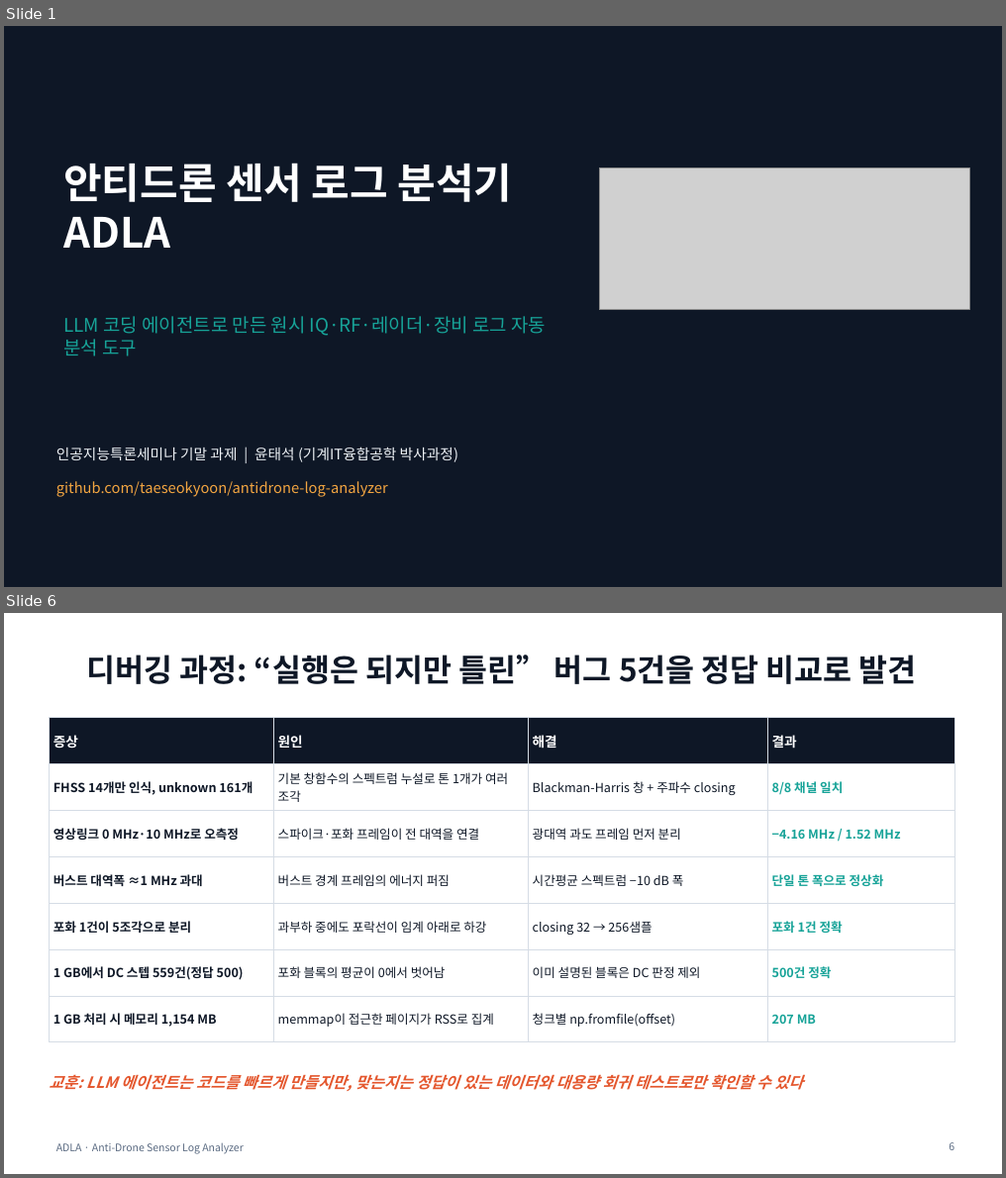
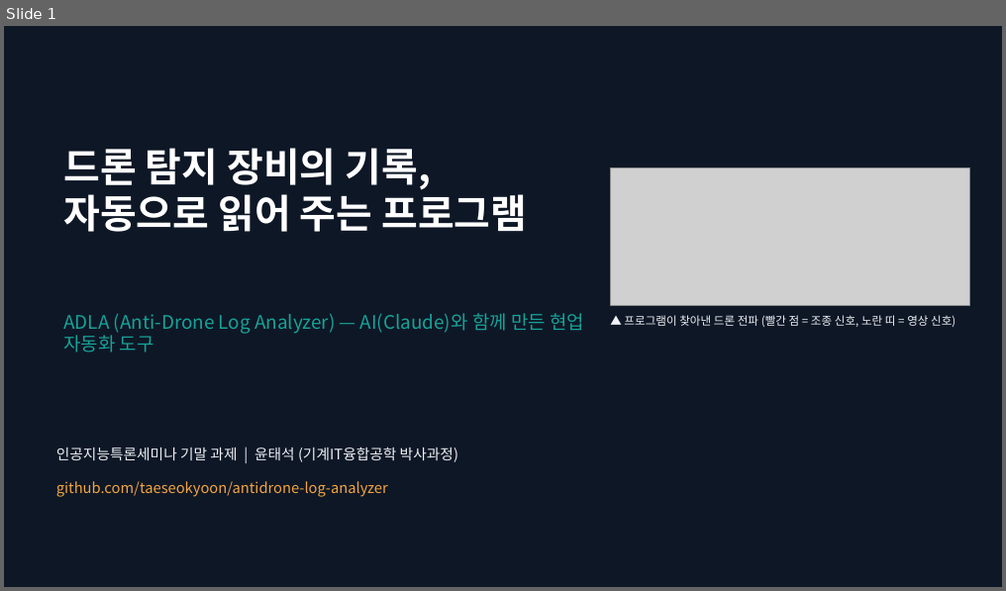
Before and after one commit to taeseokyoon/antidrone-log-analyzer, a slide deck: docs/ADLA_presentation.pptx. Shown one above the other, each under a label of ours: slides 1 and 6 before the commit, slide 1 after it; the slides between them are not shown. The pictures are 1006x1178 and 1006x591 pixels, drawn with LibreOffice and Linux fonts; fonts in the diff are those of the drawing; grey boxes stand for pictures. Boxes give left, top, right and bottom in pixels: in the first picture for what was removed or moved away, otherwise in the second. Text is boxed around its words. In the diff, an @@ line names an element or a change of style, - is before the commit and + after.

```diff
--- a/docs/ADLA_presentation.pptx
+++ b/docs/ADLA_presentation.pptx
@@ slide 6 removed at <box>4,613,1002,1174</box>, background #FFFFFF @@
@@ title removed at <box>87,655,917,684</box> @@
-디버깅 과정: “실행은 되지만 틀린” 버그 5건을 정답 비교로 발견
@@ table removed at <box>49,718,954,1031</box>, 7 rows, 4 columns @@
-증상 | 원인 | 해결 | 결과
-FHSS 14개만 인식, unknown 161개 | 기본 창함수의 스펙트럼 누설로 톤 1개가 여러 조각 | Blackman-Harris 창 + 주파수 closing | 8/8 채널 일치
-영상링크 0 MHz·10 MHz로 오측정 | 스파이크·포화 프레임이 전 대역을 연결 | 광대역 과도 프레임 먼저 분리 | −4.16 MHz / 1.52 MHz
-버스트 대역폭 ≈1 MHz 과대 | 버스트 경계 프레임의 에너지 퍼짐 | 시간평균 스펙트럼 −10 dB 폭 | 단일 톤 폭으로 정상화
-포화 1건이 5조각으로 분리 | 과부하 중에도 포락선이 임계 아래로 하강 | closing 32 → 256샘플 | 포화 1건 정확
-1 GB에서 DC 스텝 559건(정답 500) | 포화 블록의 평균이 0에서 벗어남 | 이미 설명된 블록은 DC 판정 제외 | 500건 정확
-1 GB 처리 시 메모리 1,154 MB | memmap이 접근한 페이지가 RSS로 집계 | 청크별 np.fromfile(offset) | 207 MB
@@ text removed at <box>49,1074,803,1091</box> @@
-교훈: LLM 에이전트는 코드를 빠르게 만들지만, 맞는지는 정답이 있는 데이터와 대용량 회귀 테스트로만 확인할 수 있다
@@ text removed at <box>56,1143,243,1155</box> @@
-ADLA · Anti-Drone Sensor Log Analyzer
@@ page number removed at <box>948,1143,954,1151</box> @@
-6
@@ slide 1 changed as well @@
@@ title at <box>63,148,527,232</box>: text changed; size 40 to 38 pt @@
-안티드론 센서 로그 분석기
-ADLA
+드론 탐지 장비의 기록,
+자동으로 읽어 주는 프로그램
@@ picture: place and size @@
-picture at <box>599,169,969,310</box>
+picture at <box>611,169,969,305</box>
@@ text at <box>63,313,584,353</box>: text changed @@
-LLM 코딩 에이전트로 만든 원시 IQ·RF·레이더·장비 로그 자동 분석 도구
+ADLA (Anti-Drone Log Analyzer) — AI(Claude)와 함께 만든 현업 자동화 도구
@@ text added at <box>624,315,955,327</box>, 11 pt, text #EEF2F6 @@
+▲ 프로그램이 찾아낸 드론 전파 (빨간 점 = 조종 신호, 노란 띠 = 영상 신호)
```
Also in this commit, not shown: 9 slides added, 8 other slides removed, 2 other files.
